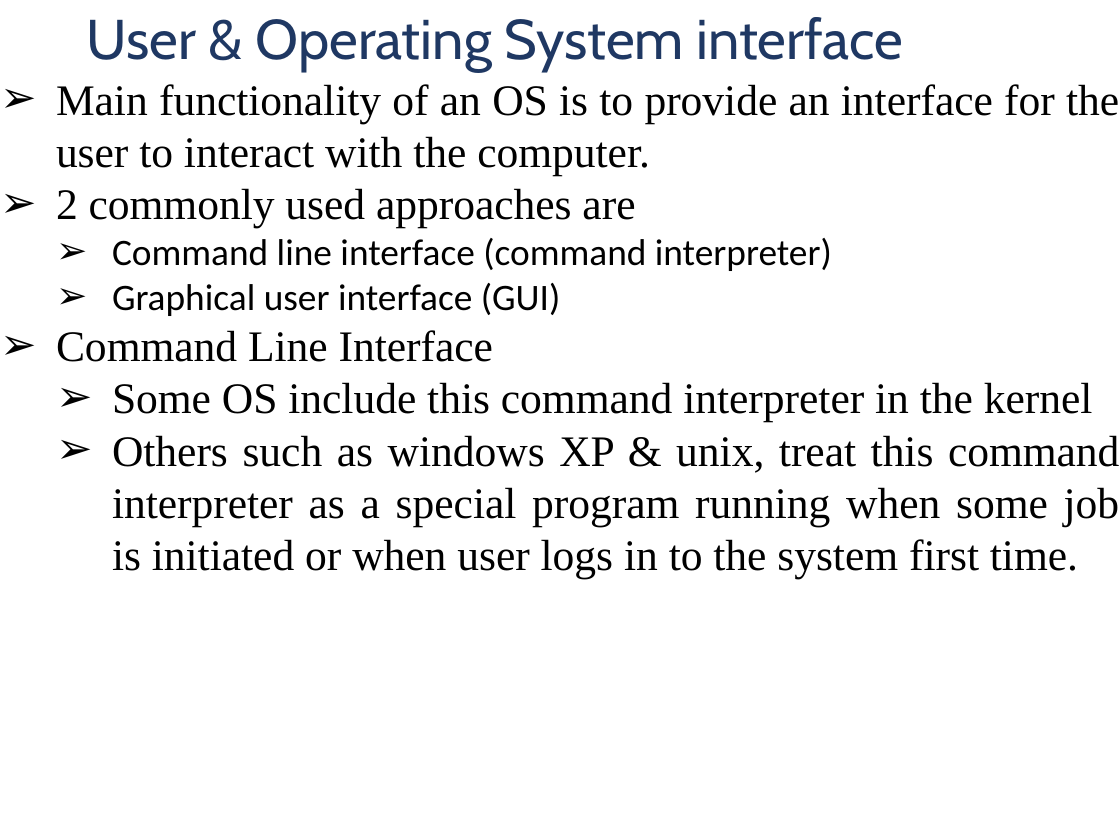
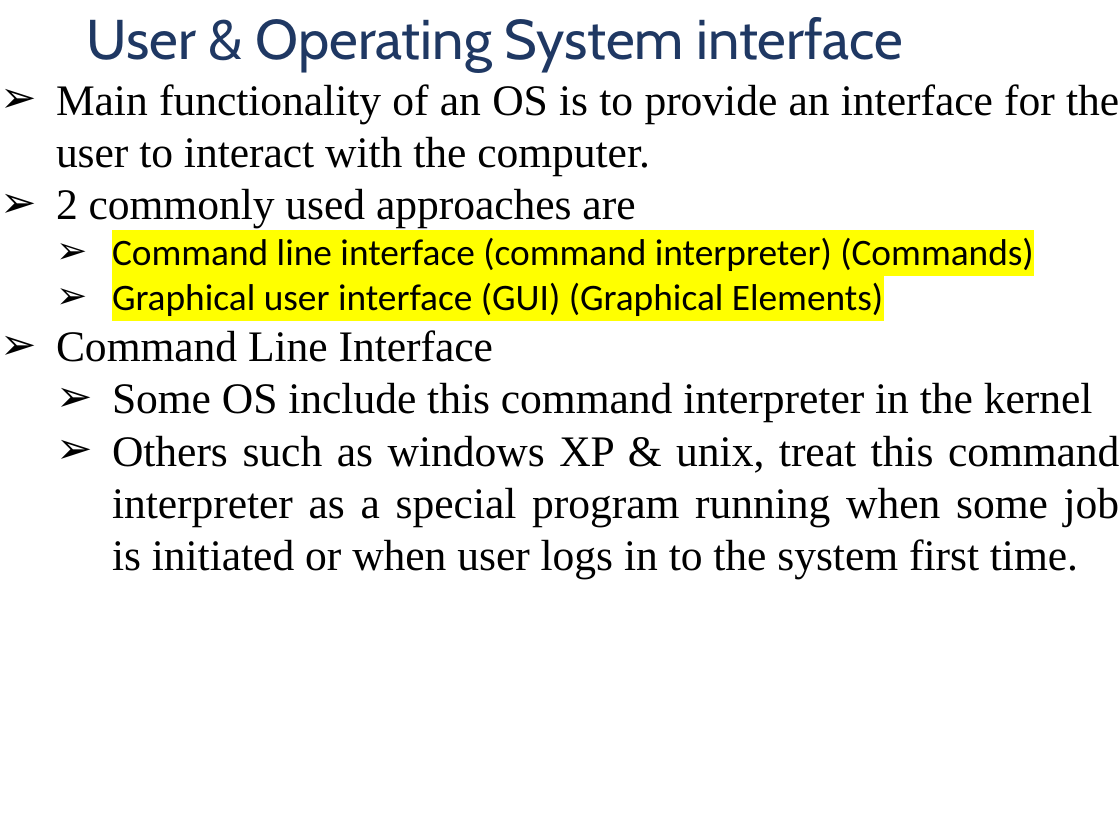
Before and after one commit to arjundontflex/notes.github.io, a slide deck: slide 28 of OS/OS_Module1_2023.pptx (slide 23 before the commit). Drawn at 1120x840 pixels with LibreOffice and Linux fonts; fonts in the diff are those of the drawing; background and template pictures are left out. Boxes give left, top, right and bottom in pixels: in the first picture for what was removed or moved away, otherwise in the second. Text is boxed around its words. In the diff, an @@ line names an element or a change of style, - is before the commit and + after.

```diff
--- a/OS/OS_Module1_2023.pptx
+++ b/OS/OS_Module1_2023.pptx
@@ text at [112,238,1033,316]: text changed @@
-  ➢ Command line interface (command interpreter)
-  ➢ Graphical user interface (GUI)
+  ➢ Command line interface (command interpreter) (Commands)
+  ➢ Graphical user interface (GUI) (Graphical Elements)
```
Also in this commit, not shown: 10 other slides changed, 6 slides added, 5 other files.
